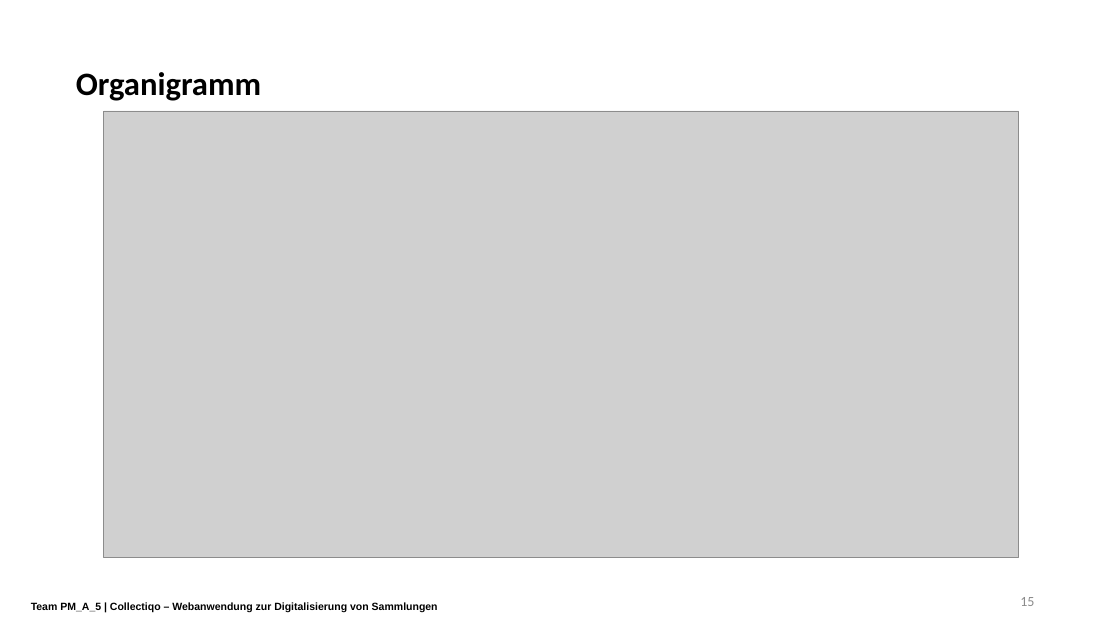
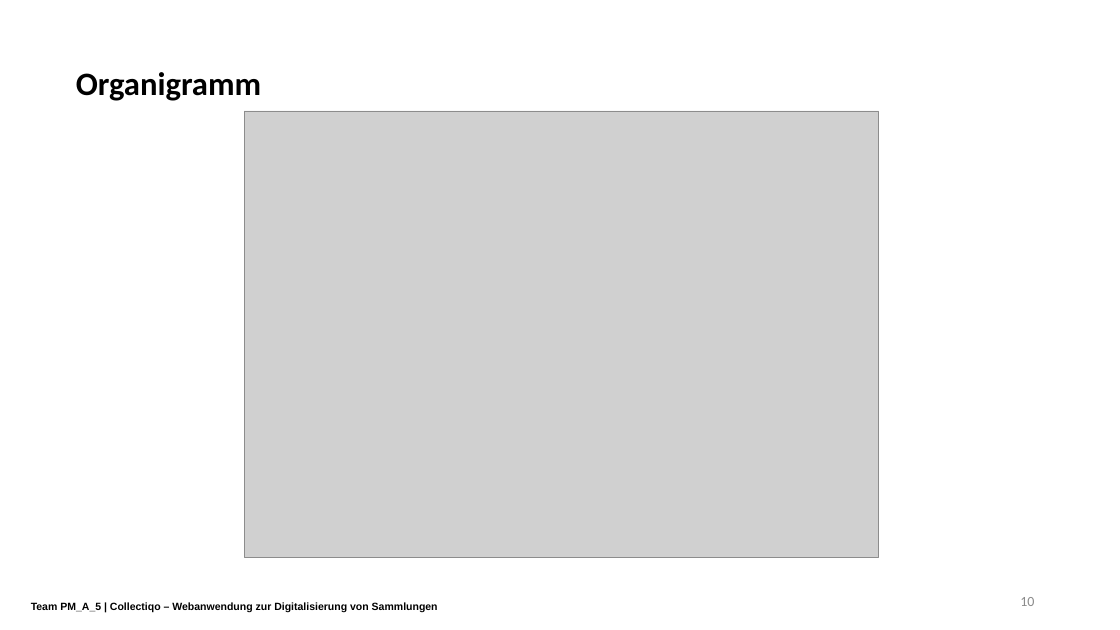
Before and after one commit to LorackDev/collectiqo, a slide deck: slide 10 of documentation/Praesentation.pptx (slide 15 before the commit). Drawn at 1120x630 pixels with LibreOffice and Linux fonts; fonts in the diff are those of the drawing; grey boxes stand for pictures; background and template pictures are left out. Boxes give left, top, right and bottom in pixels: in the first picture for what was removed or moved away, otherwise in the second. Text is boxed around its words. In the diff, an @@ line names an element or a change of style, - is before the commit and + after.

```diff
--- a/documentation/Praesentation.pptx
+++ b/documentation/Praesentation.pptx
@@ picture: place and size @@
-picture at (104, 111, 1019, 557)
+picture at (245, 111, 879, 557)
@@ page number at (1020, 597, 1034, 606): text changed @@
-15
+10
```
Also in this commit, not shown: 3 other slides changed, 2 slides added.
